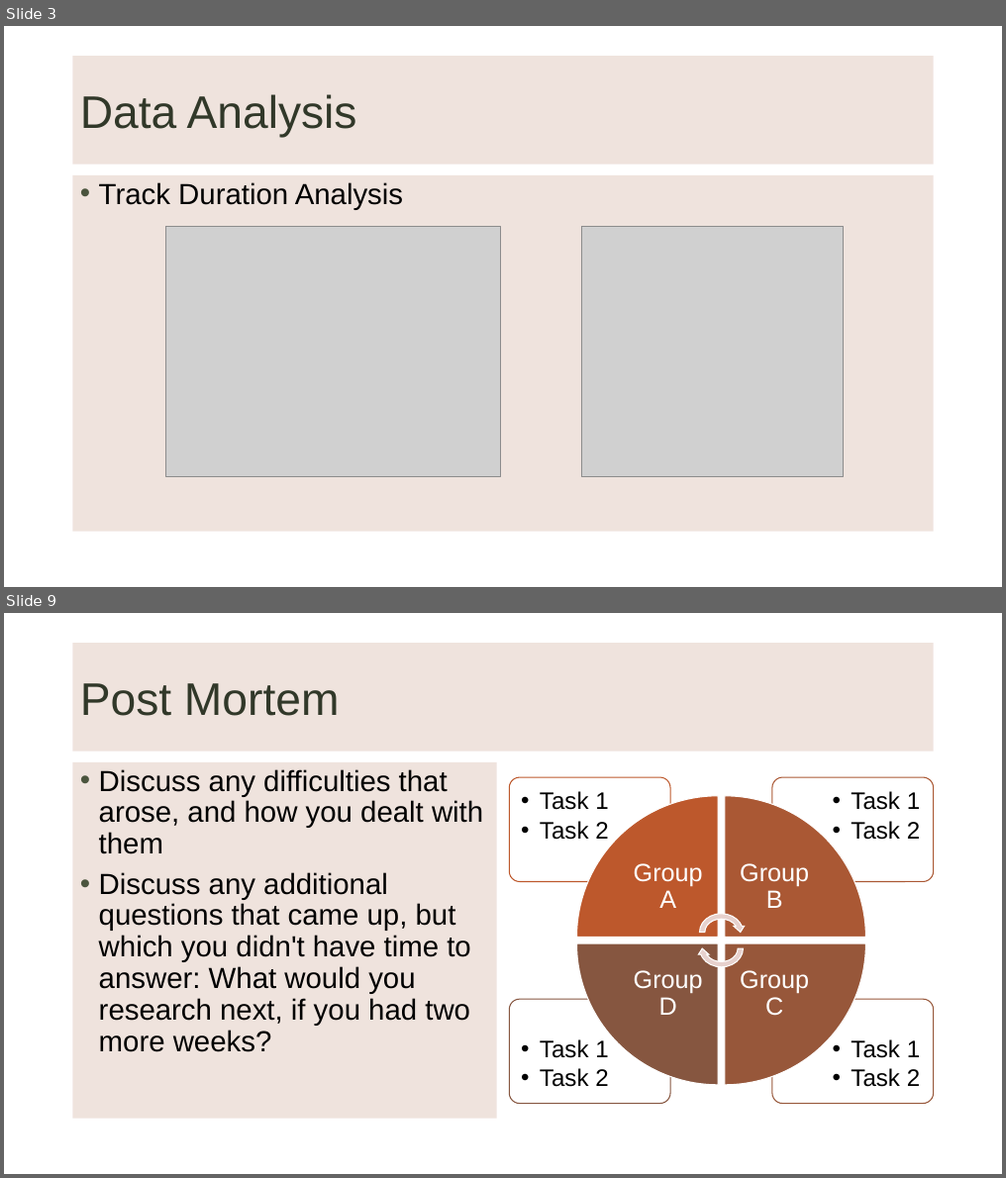
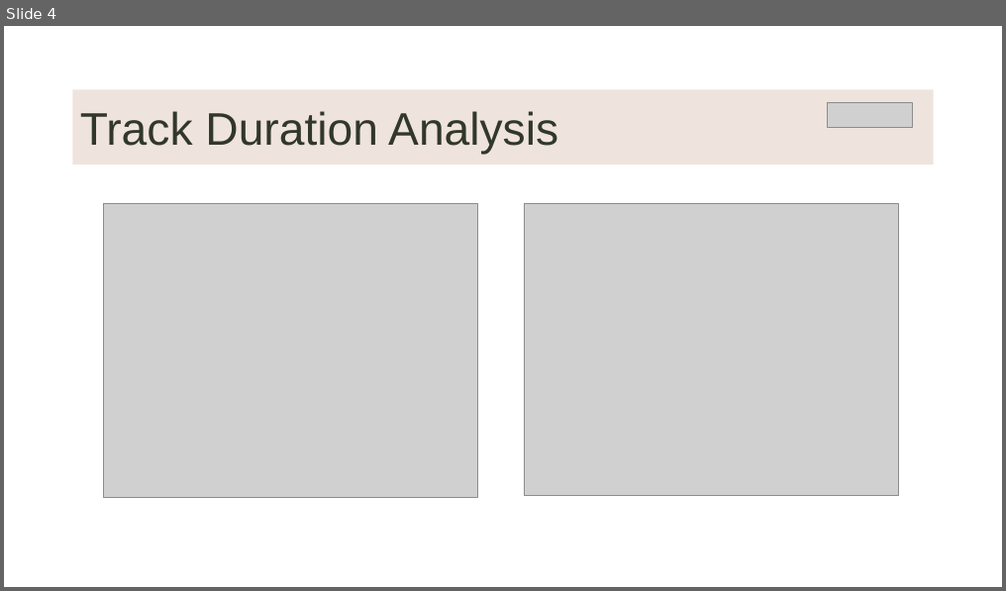
Before and after one commit to LievoisT/DataProject-Spotify, a slide deck: Spotify Data Analysis1.pptx. Shown one above the other, each under a label of ours: slides 3 and 9 before the commit, slide 4 after it; the slides between them are not shown. The pictures are 1006x1178 and 1006x591 pixels, drawn with LibreOffice and Linux fonts; fonts in the diff are those of the drawing; grey boxes stand for pictures; background and template pictures are left out. Boxes give left, top, right and bottom in pixels: in the first picture for what was removed or moved away, otherwise in the second. Text is boxed around its words. In the diff, an @@ line names an element or a change of style, - is before the commit and + after.

```diff
--- a/Spotify Data Analysis1.pptx
+++ b/Spotify Data Analysis1.pptx
@@ slide 9 removed at [4,613,1002,1174], background picture (left out) @@
@@ title removed at [73,643,934,752] @@
-Post Mortem
@@ text removed at [73,762,497,1119] @@
-• Discuss any difficulties that arose, and how you dealt with them
-• Discuss any additional questions that came up, but which you didn't have time to answer: What would you research next, if you had two more weeks?
@@ group removed at [509,777,933,1103]: 8 texts, 4 rounded rectangles, 4 pie wedges, 2 circular arrows @@
-  •• Task 1
-  •• Task 2
-  •• Task 1
-  •• Task 2
-  •• Task 1
-  •• Task 2
-  •• Task 1
-  •• Task 2
-Group A
-Group B
-Group C
-Group D
@@ what was slide 3 is now slide 4 @@
@@ slide 4 changed as well @@
@@ title "Track Duration Analysis": place and size @@
-title "Track Duration Analysis" at [73,56,934,165]
+title "Track Duration Analysis" at [73,89,934,165]
@@ title at [80,111,558,155]: text changed @@
-Data Analysis
+Track Duration Analysis
@@ picture added at [827,102,912,128] @@
@@ text removed at [73,175,934,532] @@
-• Track Duration Analysis
@@ picture: place and size @@
-picture at [581,226,844,476]
+picture at [525,203,899,496]
@@ picture: place and size @@
-picture at [166,226,500,476]
+picture at [104,204,478,497]
```
Also in this commit, not shown: 4 other slides changed, 6 slides added, 3 other slides removed.
